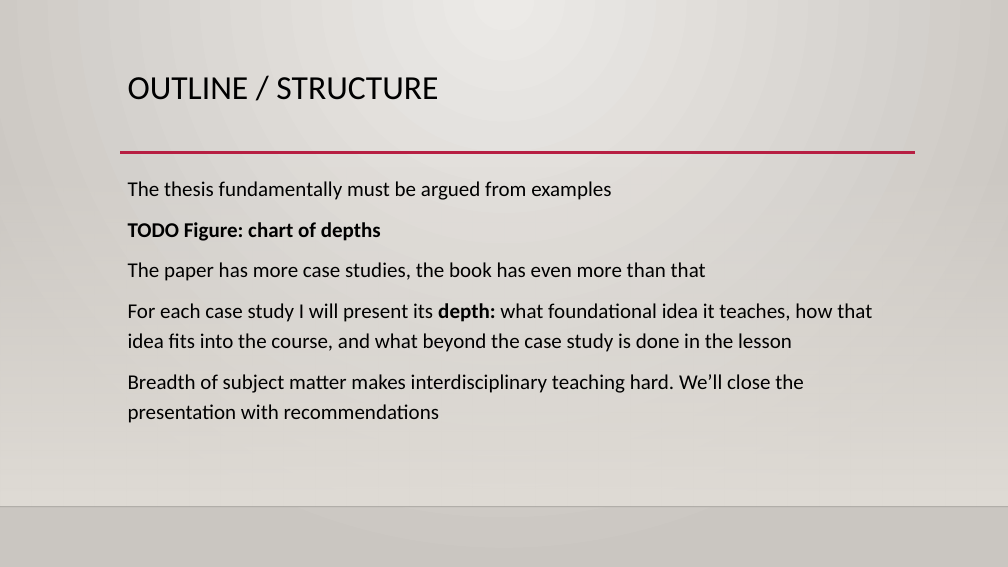
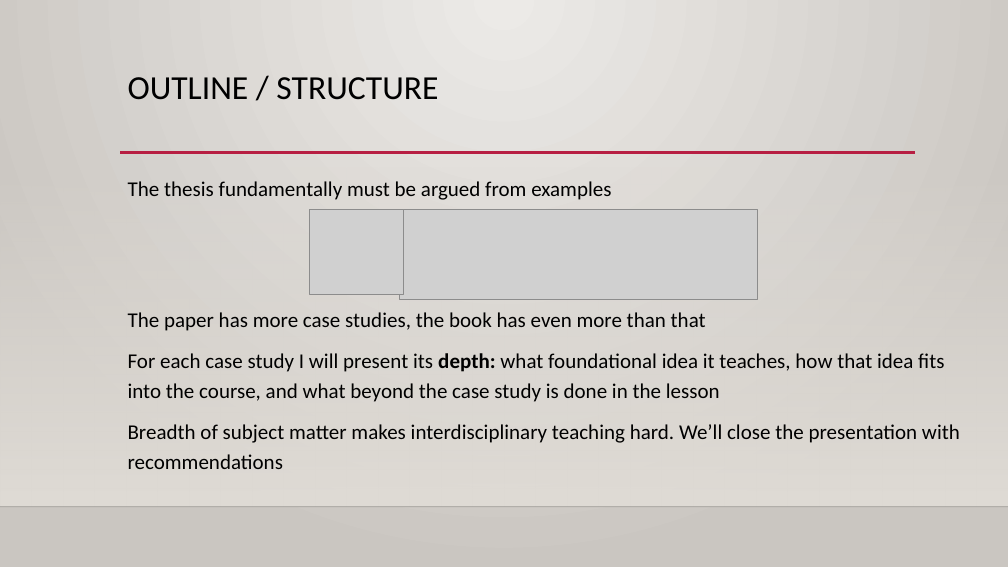
Before and after one commit to rbohrer/pl-course, a slide deck: slide 5 of hcpl/tfpie24.pptx. Drawn at 1008x567 pixels with LibreOffice and Linux fonts; fonts in the diff are those of the drawing; grey boxes stand for pictures; background and template pictures are left out. Boxes give left, top, right and bottom in pixels: in the first picture for what was removed or moved away, otherwise in the second. Text is boxed around its words. In the diff, an @@ line names an element or a change of style, - is before the commit and + after.

```diff
--- a/hcpl/tfpie24.pptx
+++ b/hcpl/tfpie24.pptx
@@ picture added at <box>310,209,404,294</box> @@
@@ picture added at <box>400,209,758,299</box> @@
@@ text at <box>128,222,381,241</box>: paragraph removed @@
-TODO Figure: chart of depths
```
Also in this commit, not shown: 2 other slides changed.
